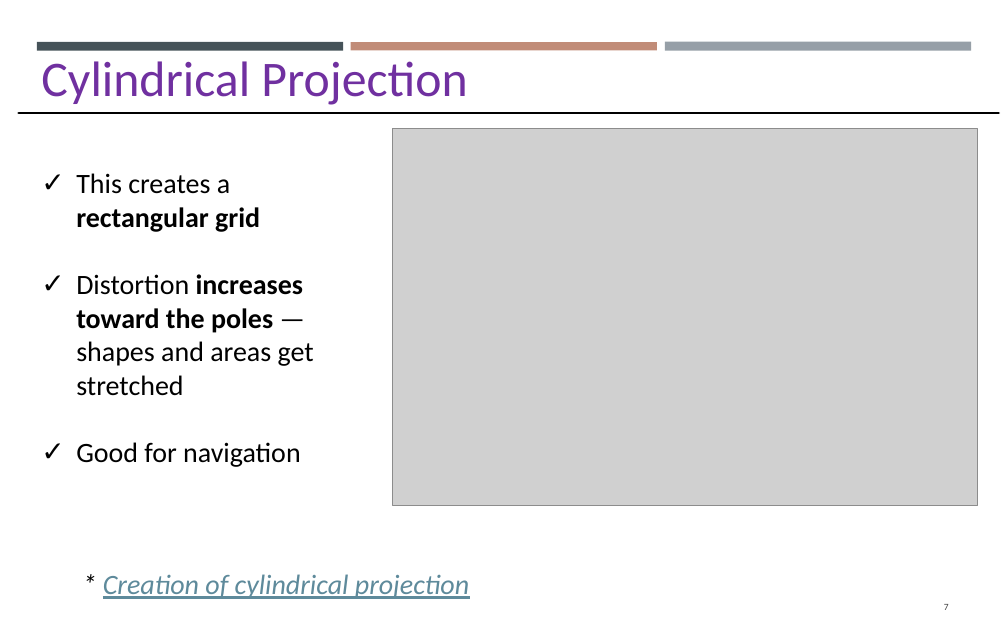
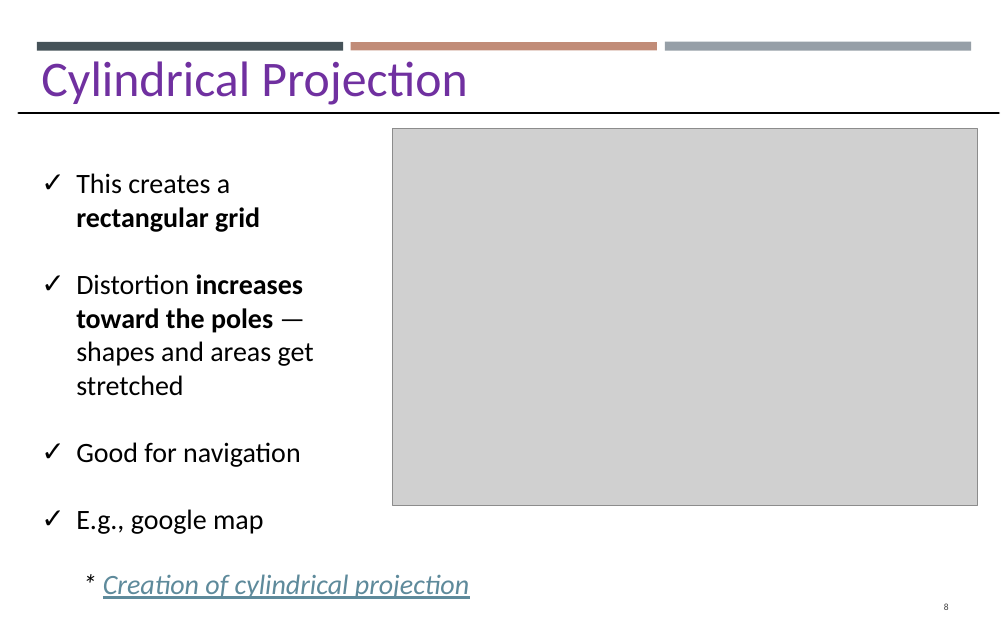
Before and after one commit to gisynw/GIS_I, a slide deck: slide 8 of docs/Lectures/Week03/Lecture02_GEOG2475_Datum_Thursday.pptx (slide 7 before the commit). Drawn at 1008x630 pixels with LibreOffice and Linux fonts; fonts in the diff are those of the drawing; grey boxes stand for pictures. Boxes give left, top, right and bottom in pixels: in the first picture for what was removed or moved away, otherwise in the second. Text is boxed around its words. In the diff, an @@ line names an element or a change of style, - is before the commit and + after.

```diff
--- a/docs/Lectures/Week03/Lecture02_GEOG2475_Datum_Thursday.pptx
+++ b/docs/Lectures/Week03/Lecture02_GEOG2475_Datum_Thursday.pptx
@@ text at [76,509,263,534]: paragraph added @@
+✓ E.g., google map
@@ page number at [944,603,949,610]: text changed @@
-7
+8
```
Also in this commit, not shown: 10 other slides changed, 5 slides added, 2 slides removed, 2 other files.
